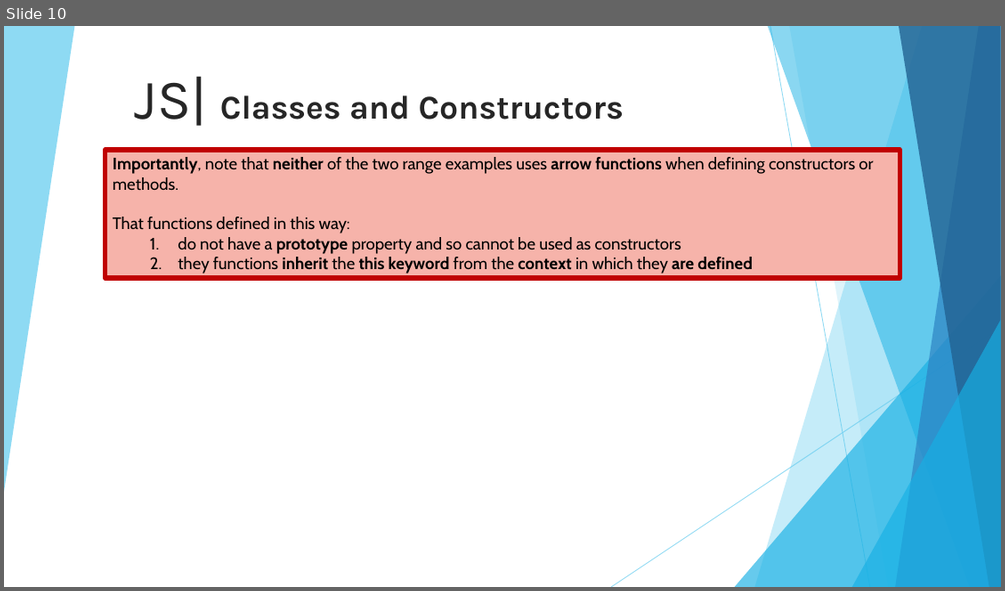
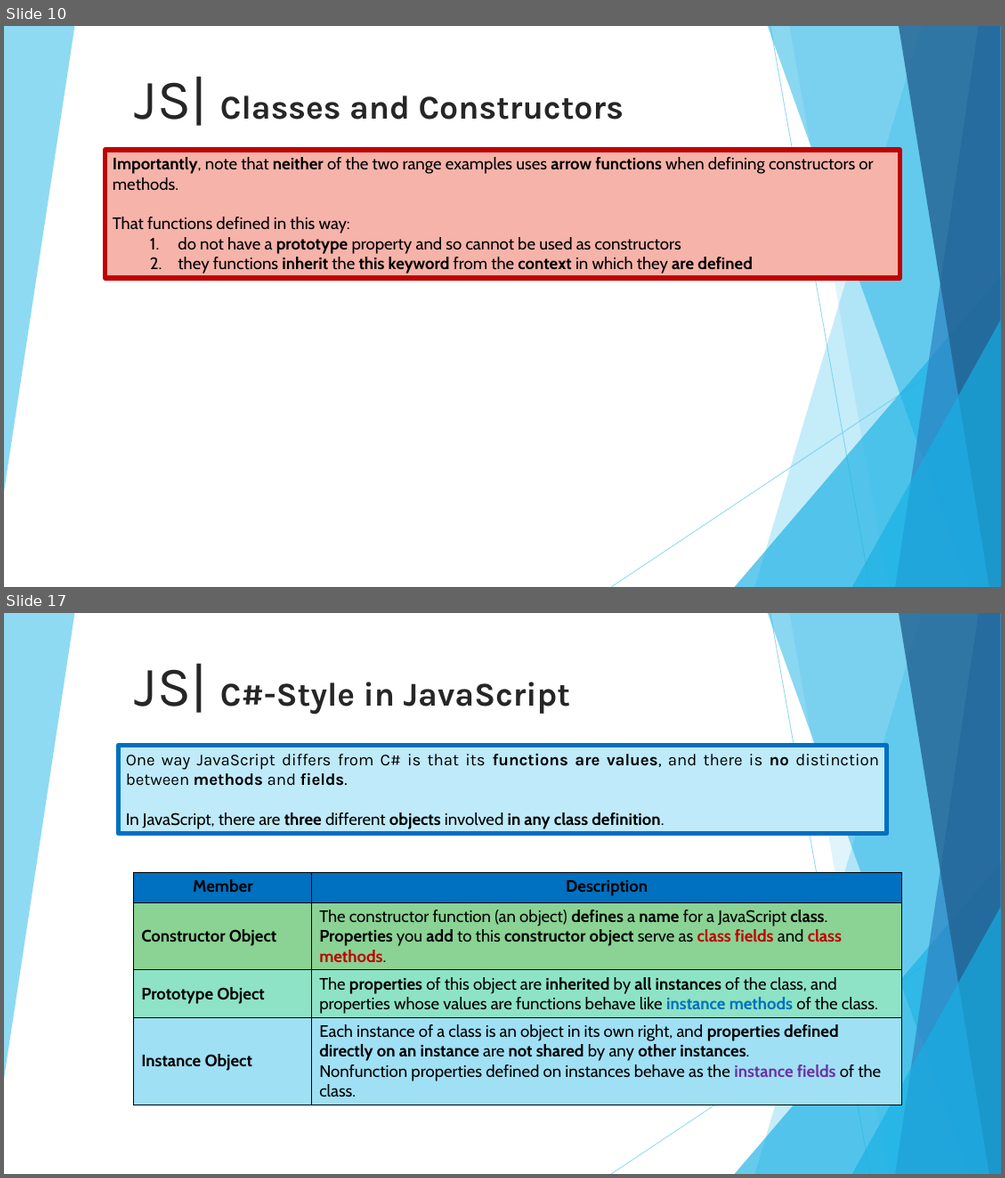
Before and after one commit to 01Primo/slides, a slide deck: 09_Javascript_Classes.pptx. Shown one above the other, each under a label of ours: slide 10 before the commit, slides 10 and 17 after it; the slides between them are not shown. The pictures are 1005x591 and 1005x1178 pixels, drawn with LibreOffice and Linux fonts; fonts in the diff are those of the drawing. Boxes give left, top, right and bottom in pixels: in the first picture for what was removed or moved away, otherwise in the second. Text is boxed around its words. In the diff, an @@ line names an element or a change of style, - is before the commit and + after.

Commit message:
Finish old style class in js

```diff
--- a/09_Javascript_Classes.pptx
+++ b/09_Javascript_Classes.pptx
@@ slide 17 added at box(4, 613, 1001, 1174), background #FFFFFF; not listed: 10 template elements that a slide beside it also shows @@
@@ title added at box(135, 663, 571, 714), 32 pt, text #262626, bold @@
+JS| C#-Style in JavaScript
@@ rectangle added at box(119, 746, 886, 834), fill #BFEAF9, outline #0070C0 4.5 pt, 16 pt, text #000000 @@
+One way JavaScript differs from C# is that its functions are values, and there is no distinction between methods and fields.
+In JavaScript, there are three different objects involved in any class definition.
@@ table added at box(134, 873, 902, 1125), 4 rows, 2 columns @@
+Member | Description
+Constructor Object | The constructor function (an object) defines a name for a JavaScript class. Properties you add to this constructor object serve as class fields and class methods.
+Prototype Object | The properties of this object are inherited by all instances of the class, and properties whose values are functions behave like instance methods of the class.
+Instance Object | Each instance of a class is an object in its own right, and properties defined directly on an instance are not shared by any other instances. / Nonfunction properties defined on instances behave as the instance fields of the class.
```
Also in this commit, not shown: 1 slide changed, 12 other slides added.
